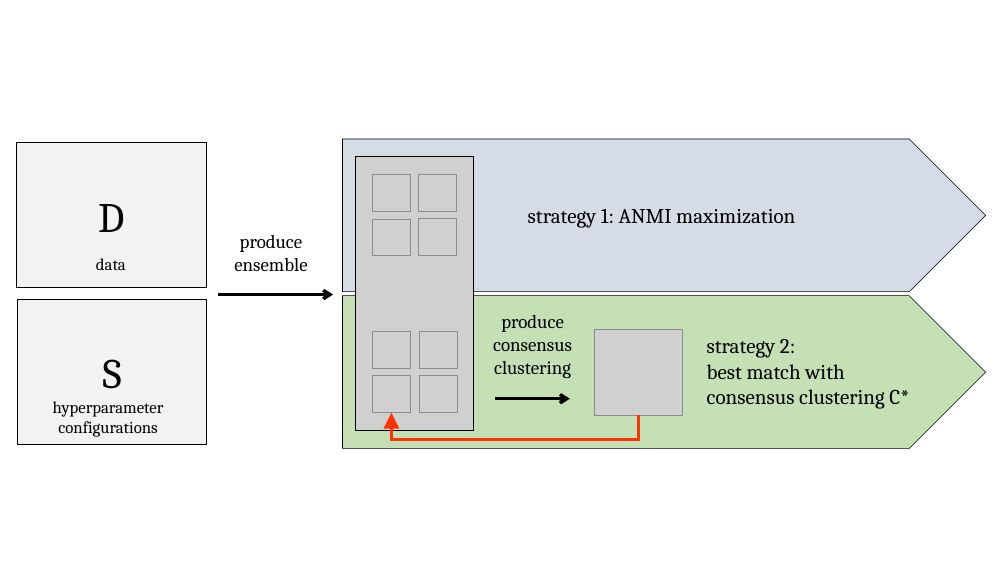
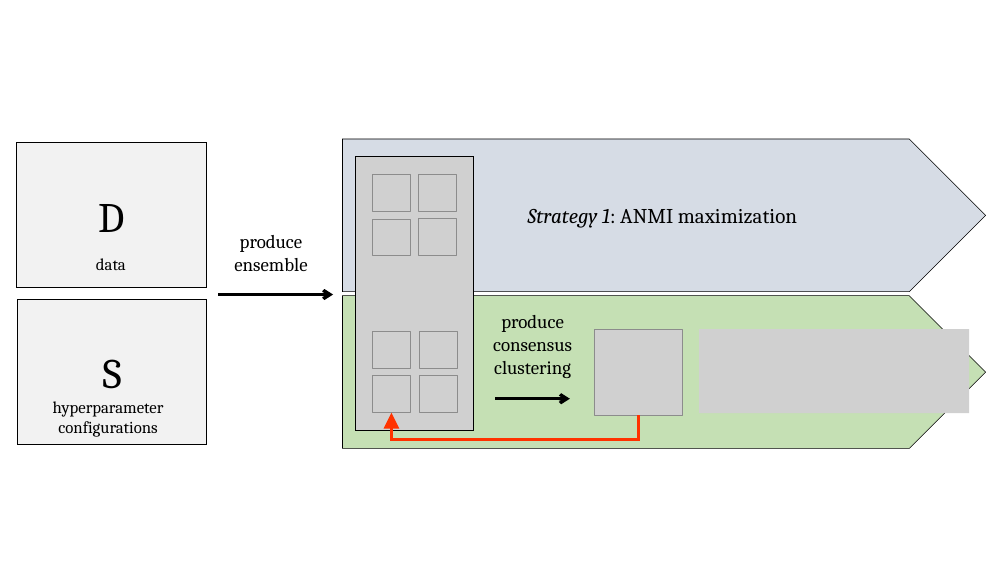
Before and after one commit to clustertoolsgroup/consensus_clustering, a slide deck: slide 1 of img/schema V2.pptx. Drawn at 1008x567 pixels with LibreOffice and Linux fonts; fonts in the diff are those of the drawing; grey boxes stand for pictures. Boxes give left, top, right and bottom in pixels: in the first picture for what was removed or moved away, otherwise in the second. Text is boxed around its words. In the diff, an @@ line names an element or a change of style, - is before the commit and + after.

```diff
--- a/img/schema V2.pptx
+++ b/img/schema V2.pptx
@@ text at (528,209,797,228): text changed @@
-strategy 1: ANMI maximization
+Strategy 1: ANMI maximization
@@ picture added at (699,329,969,413) @@
@@ text removed at (707,339,909,409) @@
-strategy 2:
-best match with
-consensus clustering C*
```
Also in this commit, not shown: 4 other files.
